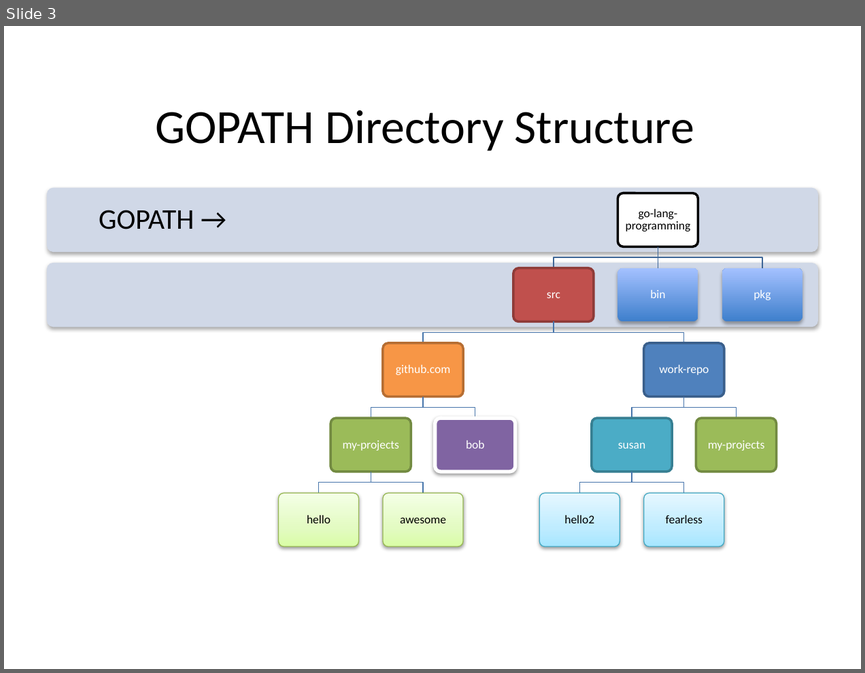
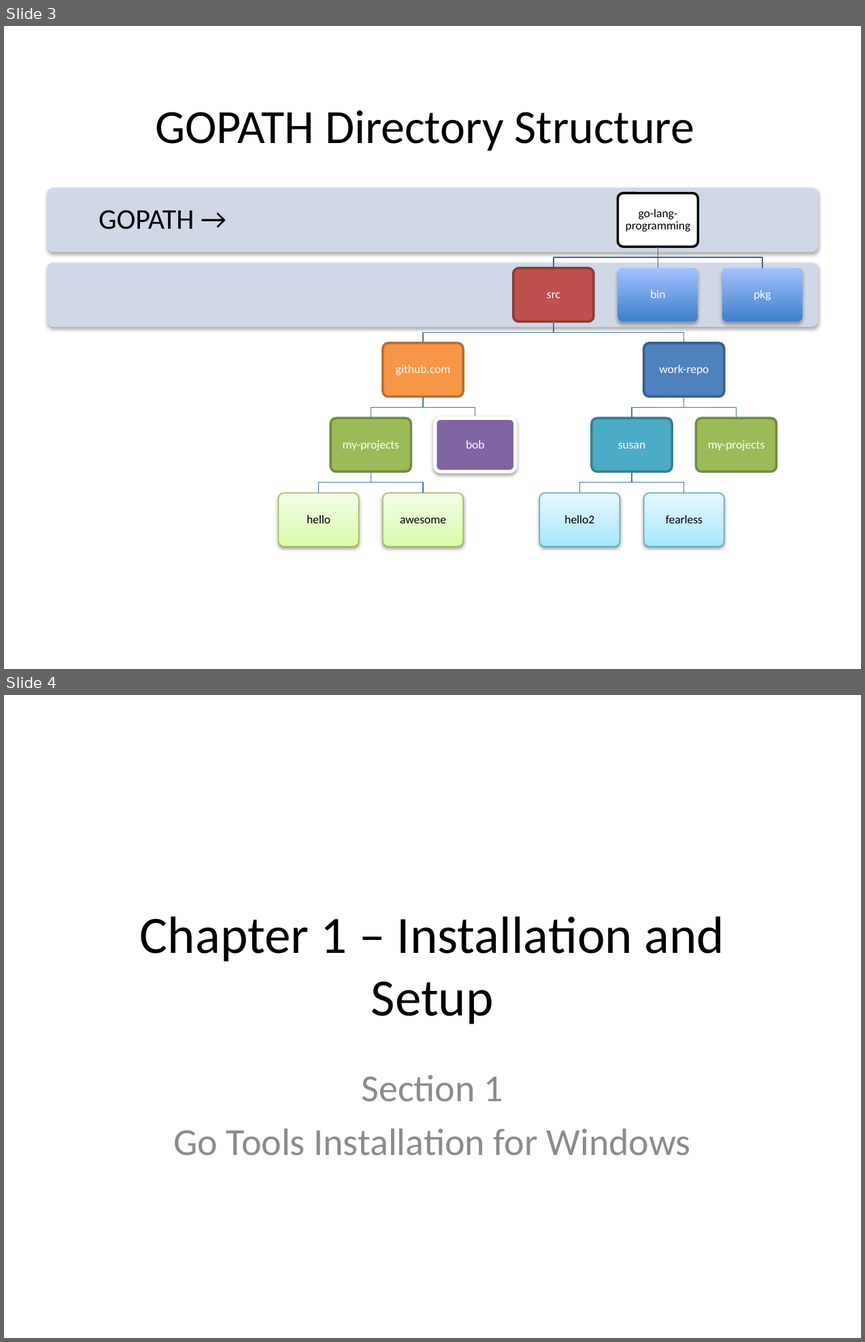
Before and after one commit to xiliax/go-lang-programming, a slide deck: doc/Go-Lang-Programming.pptx. Shown one above the other, each under a label of ours: slide 3 before the commit, slides 3 and 4 after it. The pictures are 865x673 and 865x1342 pixels, drawn with LibreOffice and Linux fonts; fonts in the diff are those of the drawing. Boxes give left, top, right and bottom in pixels: in the first picture for what was removed or moved away, otherwise in the second. Text is boxed around its words. In the diff, an @@ line names an element or a change of style, - is before the commit and + after.

```diff
--- a/doc/Go-Lang-Programming.pptx
+++ b/doc/Go-Lang-Programming.pptx
@@ slide 4 added at (4,695,861,1338), background #FFFFFF @@
@@ title added at (140,916,724,1024), 44 pt, text #000000 @@
+Chapter 1 – Installation and Setup
@@ subtitle added at (173,1074,690,1155), 32 pt, text #8C8C8C @@
+Section 1
+Go Tools Installation for Windows
```
Also in this commit, not shown: 1 slide changed, 17 other slides added, 24 other files.
